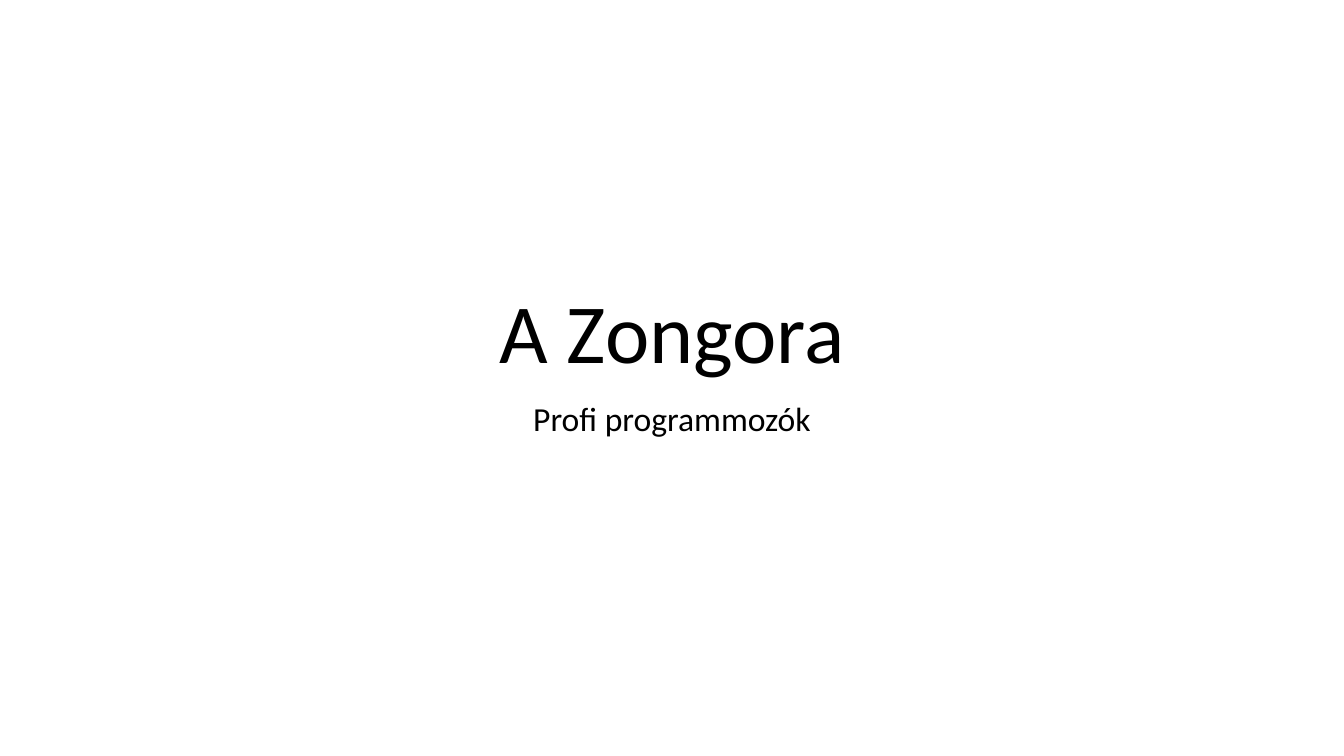
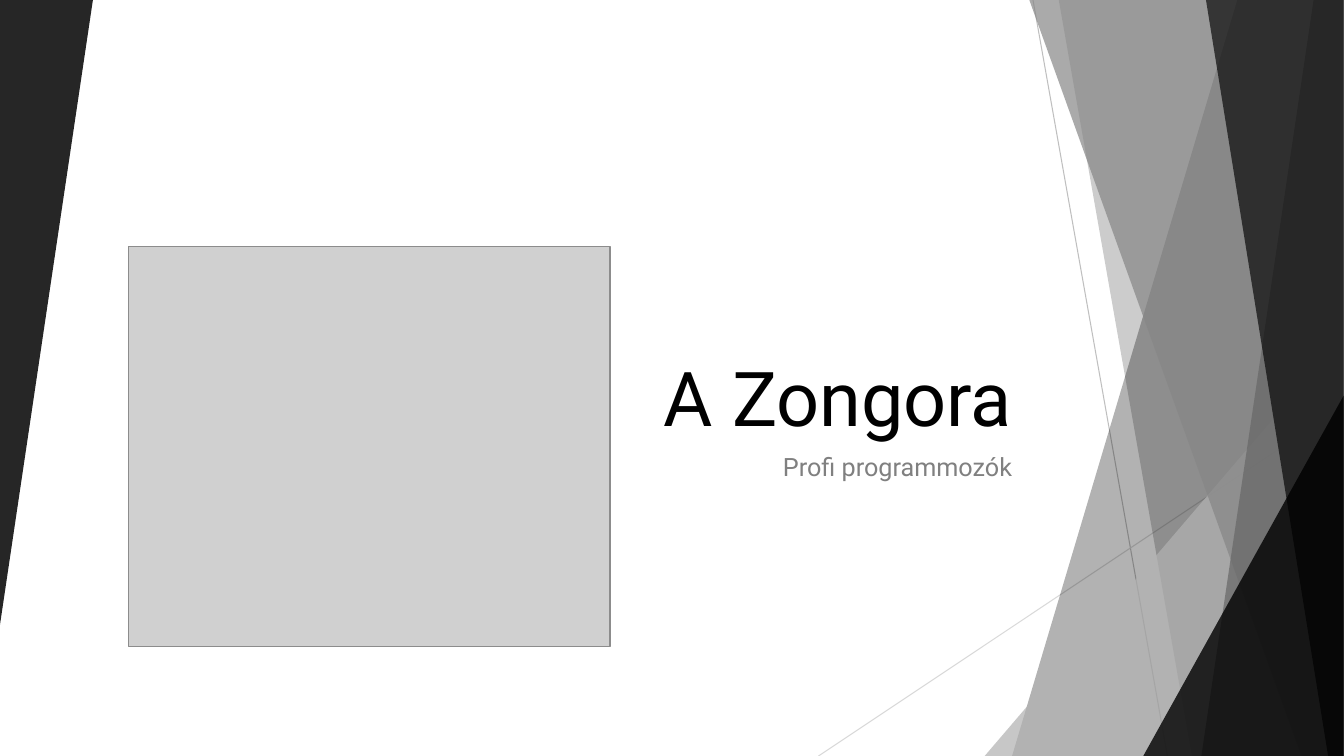
Before and after one commit to MrTakasu/Zongora, a slide deck: slide 1 of A Zongora.pptx. Drawn at 1344x756 pixels with LibreOffice and Linux fonts; fonts in the diff are those of the drawing; grey boxes stand for pictures. Boxes give left, top, right and bottom in pixels: in the first picture for what was removed or moved away, otherwise in the second. Text is boxed around its words. In the diff, an @@ line names an element or a change of style, - is before the commit and + after.

```diff
--- a/A Zongora.pptx
+++ b/A Zongora.pptx
@@ group added at (0, 0, 1344, 756): 5 freeform shapes, 3 triangles, 2 lines @@
@@ picture added at (129, 246, 610, 647) @@
@@ title "A Zongora": place and size @@
-title "A Zongora" at (499, 309, 845, 378)
+title "A Zongora" at (664, 372, 1012, 442)
@@ title "A Zongora" at (664, 372, 1012, 442): size 60 to 54 pt, font Calibri to Roboto; alignment centre to right; line spacing 0.9 to 1 @@
@@ subtitle "Profi programmozók": place and size @@
-subtitle "Profi programmozók" at (533, 407, 811, 437)
+subtitle "Profi programmozók" at (783, 457, 1012, 481)
@@ subtitle "Profi programmozók" at (783, 457, 1012, 481): size 24 to 18 pt, font Calibri to Roboto, text colour #000000 to #808080; alignment centre to right; line spacing 0.9 to 1 @@
```
Also in this commit, not shown: 1 other slide changed, 5 slides added, 1 slide removed.
